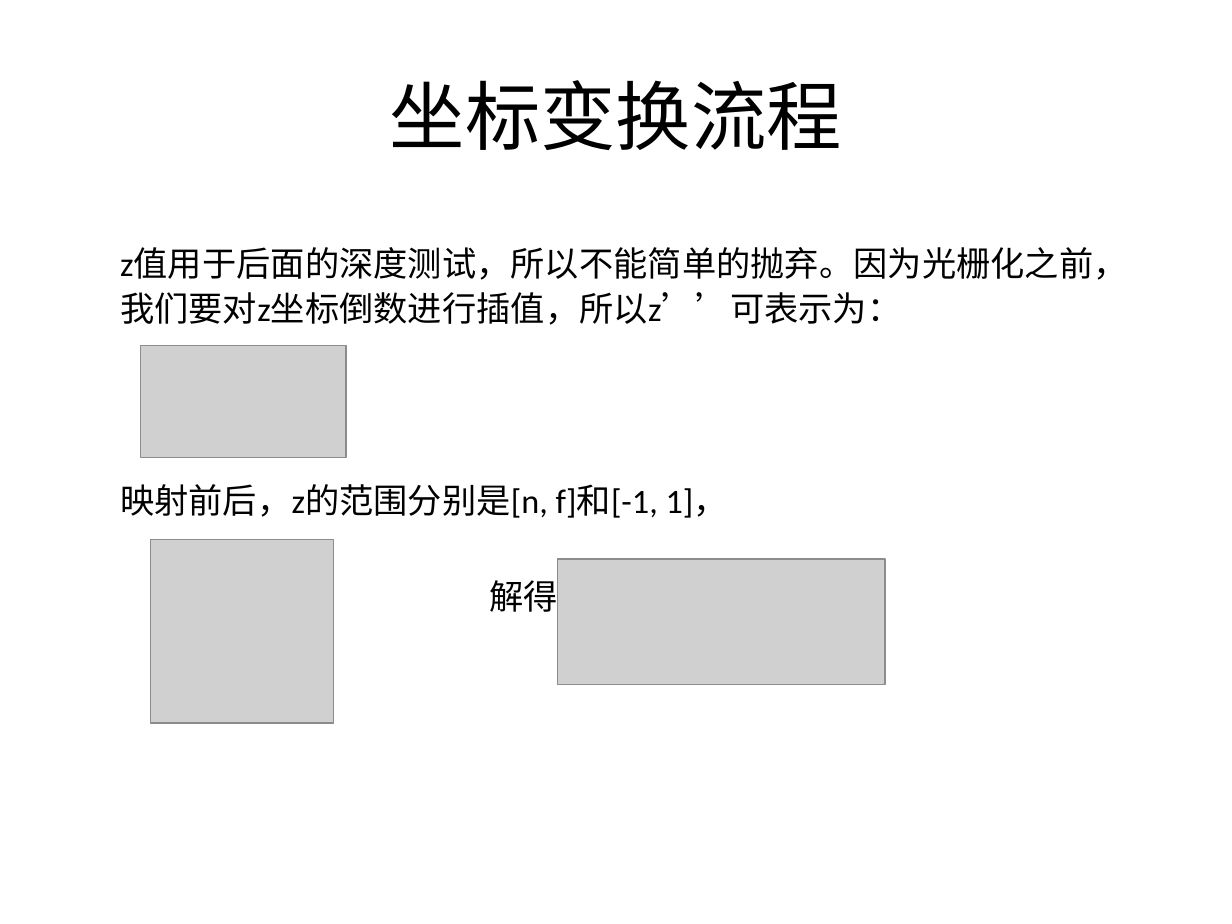
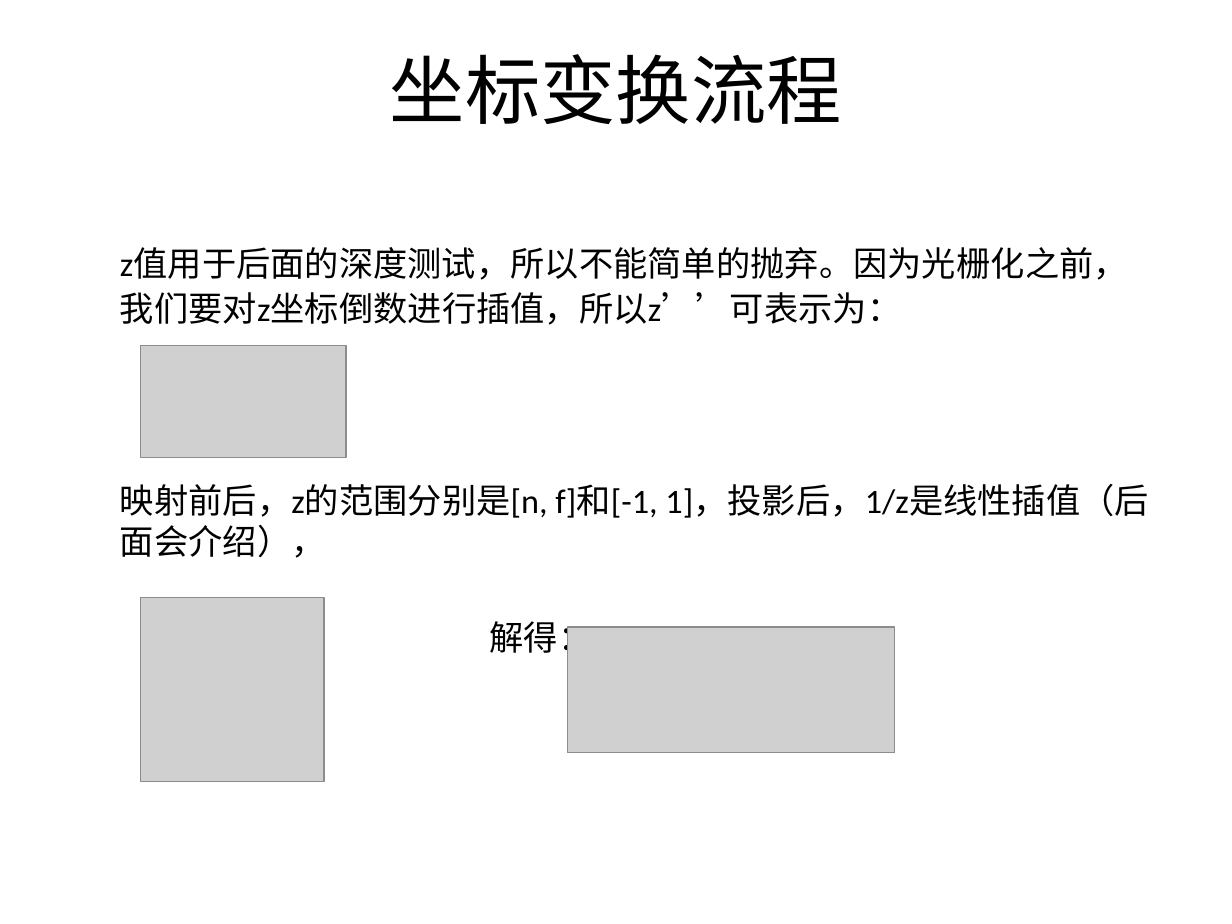
Before and after one commit to SeventhMage/MagicX, a slide deck: slide 25 of SoftEngine/doc/SoftwareRender.pptx (slide 24 before the commit). Drawn at 1232x924 pixels with LibreOffice and Linux fonts; fonts in the diff are those of the drawing; grey boxes stand for pictures; background and template pictures are left out. Boxes give left, top, right and bottom in pixels: in the first picture for what was removed or moved away, otherwise in the second. Text is boxed around its words. In the diff, an @@ line names an element or a change of style, - is before the commit and + after.

```diff
--- a/SoftEngine/doc/SoftwareRender.pptx
+++ b/SoftEngine/doc/SoftwareRender.pptx
@@ title "坐标变换流程" at (x1=390, y1=54, x2=842, y2=124): vertical alignment middle to top @@
@@ text at (x1=120, y1=484, x2=1149, y2=558): text changed @@
-映射前后，z的范围分别是[n, f]和[-1, 1]，
+映射前后，z的范围分别是[n, f]和[-1, 1]，投影后，1/z是线性插值（后面会介绍），
@@ picture moved from (x1=150, y1=540, x2=334, y2=723) to (x1=140, y1=598, x2=324, y2=781) @@
@@ picture moved from (x1=558, y1=559, x2=886, y2=685) to (x1=568, y1=627, x2=896, y2=753) @@
```
Also in this commit, not shown: 33 other slides changed, 16 slides added, 1 slide removed.
